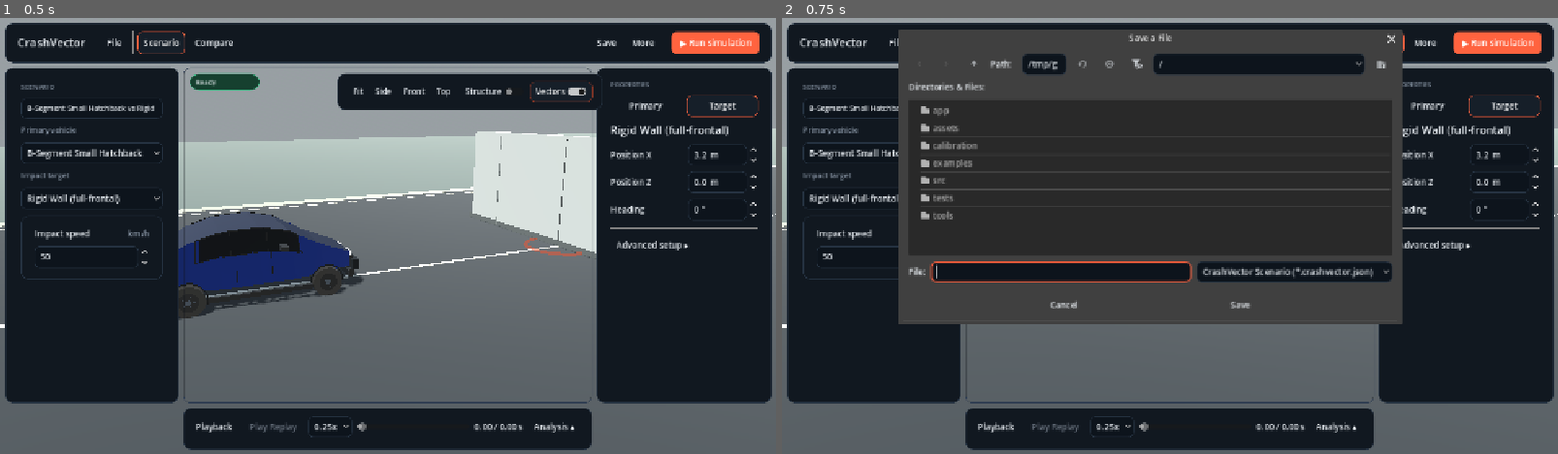
Above: before the commit, frames 1-2 (left to right).
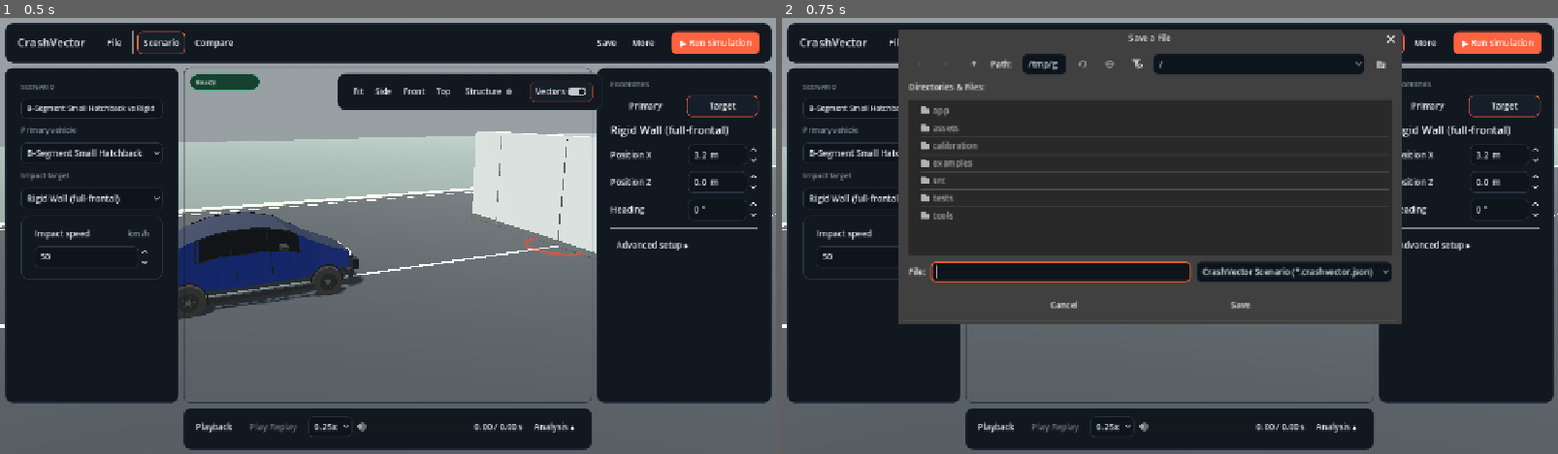
Above: after the commit, the same moments.

Repository: ArrowSK/crashvector
Game: Godot game, scene res://app/main.tscn
Two runs of this game, one before a commit and one after it. Both use one fixed random seed, a clock stepped at 60 frames per second and the inputs below.
Inputs:
- Up to frame 1 (0.5 s): no input
- Up to frame 2 (0.75 s): click "Save" at 0.5 s

Frame 1 is identical in both runs. In frame 2, 0.2% of the frame differs, in the area x 44-80%, y 2-70%.

Commit message:
feat: add M22 cyclist and moving pedestrian scenarios [skip ci]

Diff:
--- a/src/simulation/scenario_config.gd
+++ b/src/simulation/scenario_config.gd
@@ -12,6 +12,7 @@
 const TARGET_LORRY: StringName = &"rigid_lorry"
 const TARGET_MOTORCYCLE: StringName = &"motorcycle"
 const TARGET_BICYCLE: StringName = &"bicycle"
+const TARGET_CYCLIST: StringName = &"cyclist"
 const TARGET_PEDESTRIAN: StringName = &"pedestrian"
 const TARGET_WALL: StringName = &"rigid_wall"
 const TARGET_BARRIER: StringName = &"concrete_barrier"
@@ -44,6 +45,7 @@
 		TARGET_LORRY,
 		TARGET_MOTORCYCLE,
 		TARGET_BICYCLE,
+		TARGET_CYCLIST,
 		TARGET_PEDESTRIAN,
 		TARGET_WALL,
 		TARGET_BARRIER,
@@ -63,6 +65,8 @@
 			return "Motorcycle (riderless)"
 		TARGET_BICYCLE:
 			return "Bicycle (riderless)"
+		TARGET_CYCLIST:
+			return "Cyclist (generic rider + bicycle)"
 		TARGET_PEDESTRIAN:
 			return "Pedestrian"
 		TARGET_WALL:
@@ -83,6 +87,7 @@
 		TARGET_LORRY,
 		TARGET_MOTORCYCLE,
 		TARGET_BICYCLE,
+		TARGET_CYCLIST,
 		TARGET_PEDESTRIAN,
 	]
 
@@ -127,6 +132,9 @@
 		TARGET_BICYCLE:
 			target_preset_id = RoadUserCatalog.BICYCLE_CITY
 			target_mass_kg = RoadUserCatalog.default_mass_kg(target_preset_id)
+		TARGET_CYCLIST:
+			target_preset_id = RoadUserCatalog.BICYCLE_CITY
+			target_mass_kg = RoadUserCatalog.cyclist_default_mass_kg(target_preset_id)
 		TARGET_PEDESTRIAN:
 			target_preset_id = RoadUserCatalog.PEDESTRIAN_ADULT
 			target_mass_kg = RoadUserCatalog.default_mass_kg(target_preset_id)
@@ -166,32 +174,21 @@
 			errors.append("Target passenger-car mass must be between 500 and 5,000 kg")
 		if target_speed_kmh < 0.0 or target_speed_kmh > 300.0:
 			errors.append("Target passenger-car speed must be between 0 and 300 km/h")
-		# M18: passenger-car pairs use Godot rigid-body contact for arbitrary
-		# heading deltas. Bounded local lateral crush handles broadside contact;
-		# this is still a generic educational deformation envelope, not a
-		# manufacturer-specific side-impact crash model.
 	elif target_type == TARGET_TRUCK:
 		if target_mass_kg < 3500.0 or target_mass_kg > 60000.0:
 			errors.append("Heavy-truck mass must be between 3,500 and 60,000 kg")
 		if target_speed_kmh < 0.0 or target_speed_kmh > 140.0:
 			errors.append("Heavy-truck speed must be between 0 and 140 km/h")
-		# M20 keeps the existing one-piece tractor/trailer rigid chassis but adds
-		# bounded generic side deformation, so arbitrary headings may use normal
-		# Godot contact. Fifth-wheel articulation is still not implied.
 	elif target_type == TARGET_LORRY:
 		if target_mass_kg < 3500.0 or target_mass_kg > 26000.0:
 			errors.append("Rigid-lorry mass must be between 3,500 and 26,000 kg")
 		if target_speed_kmh < 0.0 or target_speed_kmh > 140.0:
 			errors.append("Rigid-lorry speed must be between 0 and 140 km/h")
-		# M20 provides bounded generic front/rear/side deformation around the
-		# existing rigid-body lorry contact geometry. No manufacturer correlation.
 	elif target_type == TARGET_MOTORCYCLE:
 		if target_mass_kg < 80.0 or target_mass_kg > 600.0:
 			errors.append("Motorcycle mass must be between 80 and 600 kg")
 		if target_speed_kmh < 0.0 or target_speed_kmh > 250.0:
 			errors.append("Motorcycle speed must be between 0 and 250 km/h")
-		# M20 permits broadside/oblique riderless motorcycle layouts using the
-		# existing rigid-body trajectory with bounded local frame/fork response.
 	elif target_type == TARGET_BICYCLE:
 		if not RoadUserCatalog.bicycle_ids().has(target_preset_id):
 			errors.append("Unknown bicycle preset")
@@ -201,14 +198,21 @@
 			errors.append("Bicycle speed must be between 0 and 80 km/h")
 		var bicycle_delta := heading_delta_deg()
 		if bicycle_delta > 25.0 and bicycle_delta < 155.0:
-			errors.append("Bicycle contact supports rear-end or near head-on layouts, not broadside impacts yet")
+			errors.append("Riderless bicycle contact supports rear-end or near head-on layouts; use the M22 Cyclist target for generic rider+bicycle broadside/oblique trajectories")
+	elif target_type == TARGET_CYCLIST:
+		if not RoadUserCatalog.bicycle_ids().has(target_preset_id):
+			errors.append("Unknown cyclist bicycle preset")
+		if target_mass_kg < 45.0 or target_mass_kg > 220.0:
+			errors.append("Combined cyclist and bicycle mass must be between 45 and 220 kg")
+		if target_speed_kmh < 0.0 or target_speed_kmh > 80.0:
+			errors.append("Cyclist speed must be between 0 and 80 km/h")
 	elif target_type == TARGET_PEDESTRIAN:
 		if not RoadUserCatalog.pedestrian_ids().has(target_preset_id):
 			errors.append("Unknown pedestrian body preset")
 		if target_mass_kg < 15.0 or target_mass_kg > 200.0:
 			errors.append("Pedestrian mass must be between 15 and 200 kg")
-		if absf(target_speed_kmh) > 0.001:
-			errors.append("The current pedestrian proxy starts stationary; pedestrian walking/running motion is not modelled yet")
+		if target_speed_kmh < 0.0 or target_speed_kmh > 20.0:
+			errors.append("Pedestrian initial translation speed must be between 0 and 20 km/h")
 	if contact_friction < 0.0 or contact_friction > 1.5:
 		errors.append("Contact friction must be between 0 and 1.5")
 	if restitution < 0.0 or restitution > 0.5:
@@ -220,8 +224,6 @@
 	if not _finite_vector(car_position_m) or not _finite_vector(target_position_m):
 		errors.append("Object positions must contain finite numbers")
 	if target_is_dynamic():
-		# Dynamic targets may now approach the passenger car from ahead or behind.
-		# Whole-world RigidBody3D contact determines which actor is the striker.
 		if car_position_m.distance_to(target_position_m) < 2.0:
 			errors.append("Dynamic actors must start at least 2 m apart")
 	else:
